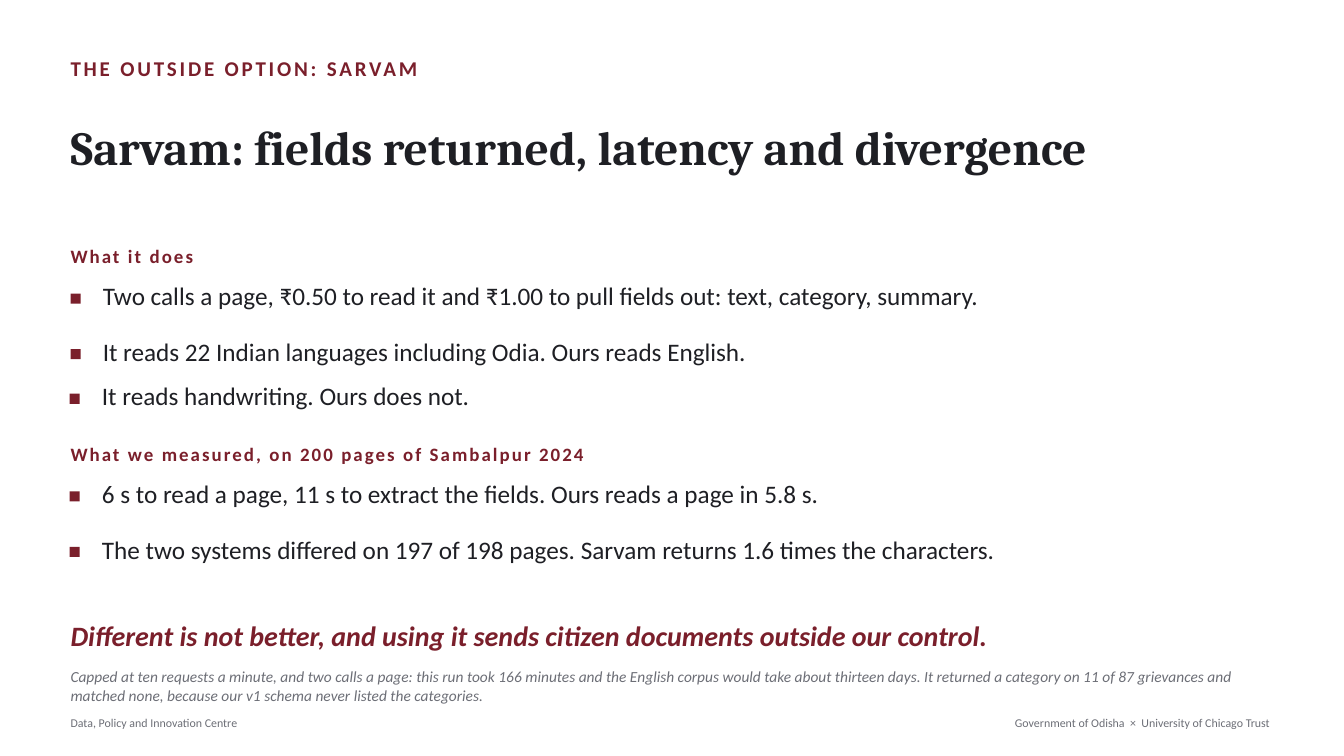
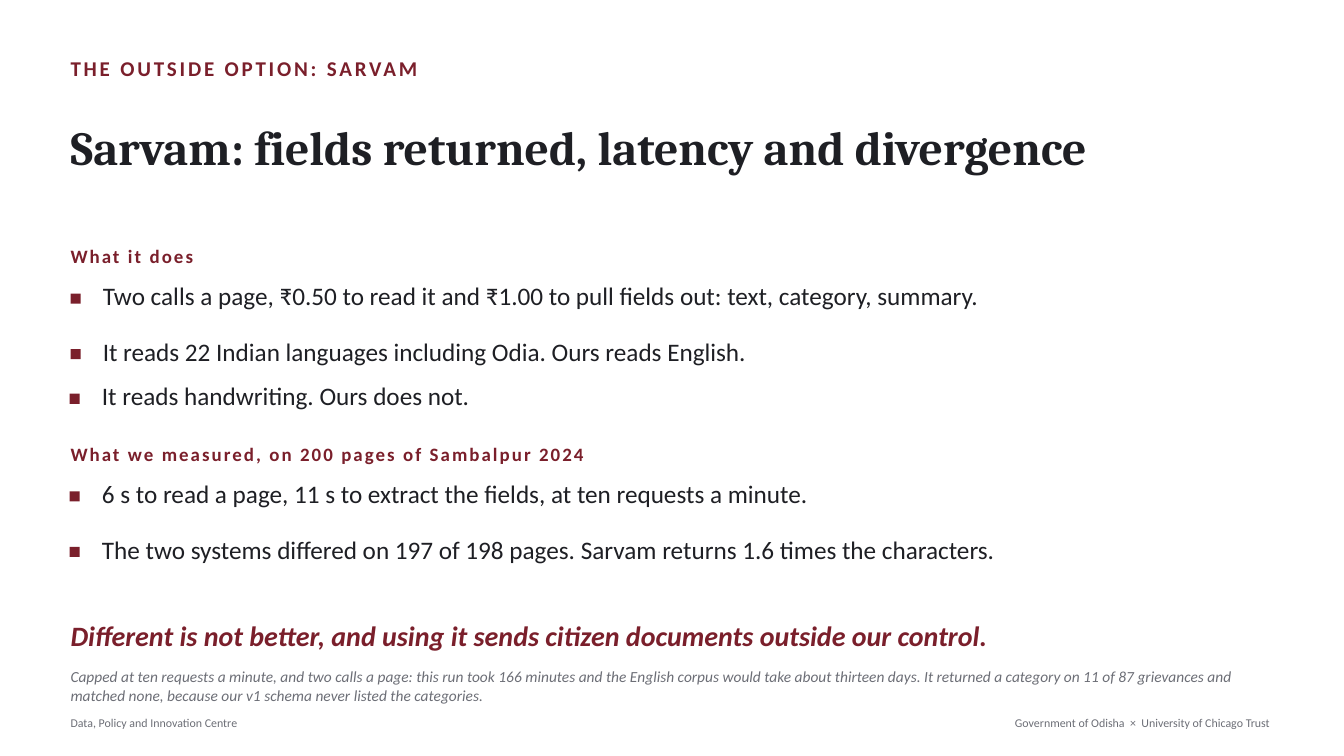
Before and after one commit to Data-Policy-and-Innovation-Centre/janasunani, a slide deck: slide 11 of docs/presentations/2026-08-24-timing-quality/Janasunani_2.0_Timing_and_Quality.pptx. Drawn at 1344x756 pixels with LibreOffice and Linux fonts; fonts in the diff are those of the drawing. Boxes give left, top, right and bottom in pixels: in the first picture for what was removed or moved away, otherwise in the second. Text is boxed around its words. In the diff, an @@ line names an element or a change of style, - is before the commit and + after.

```diff
--- a/docs/presentations/2026-08-24-timing-quality/Janasunani_2.0_Timing_and_Quality.pptx
+++ b/docs/presentations/2026-08-24-timing-quality/Janasunani_2.0_Timing_and_Quality.pptx
@@ text at (102,485,807,508): text changed @@
-6 s to read a page, 11 s to extract the fields. Ours reads a page in 5.8 s.
+6 s to read a page, 11 s to extract the fields, at ten requests a minute.
```
Also in this commit, not shown: 5 other files.
